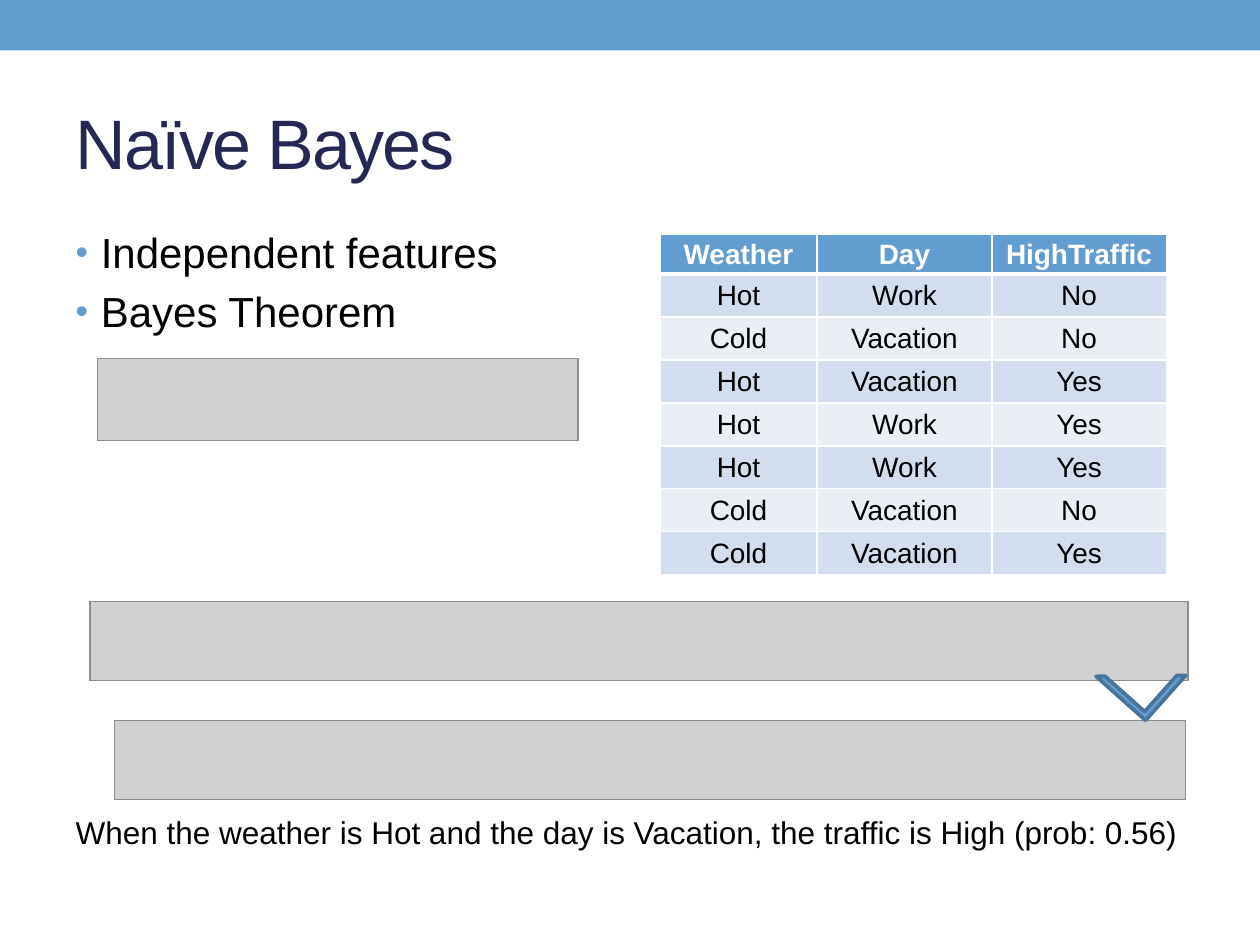
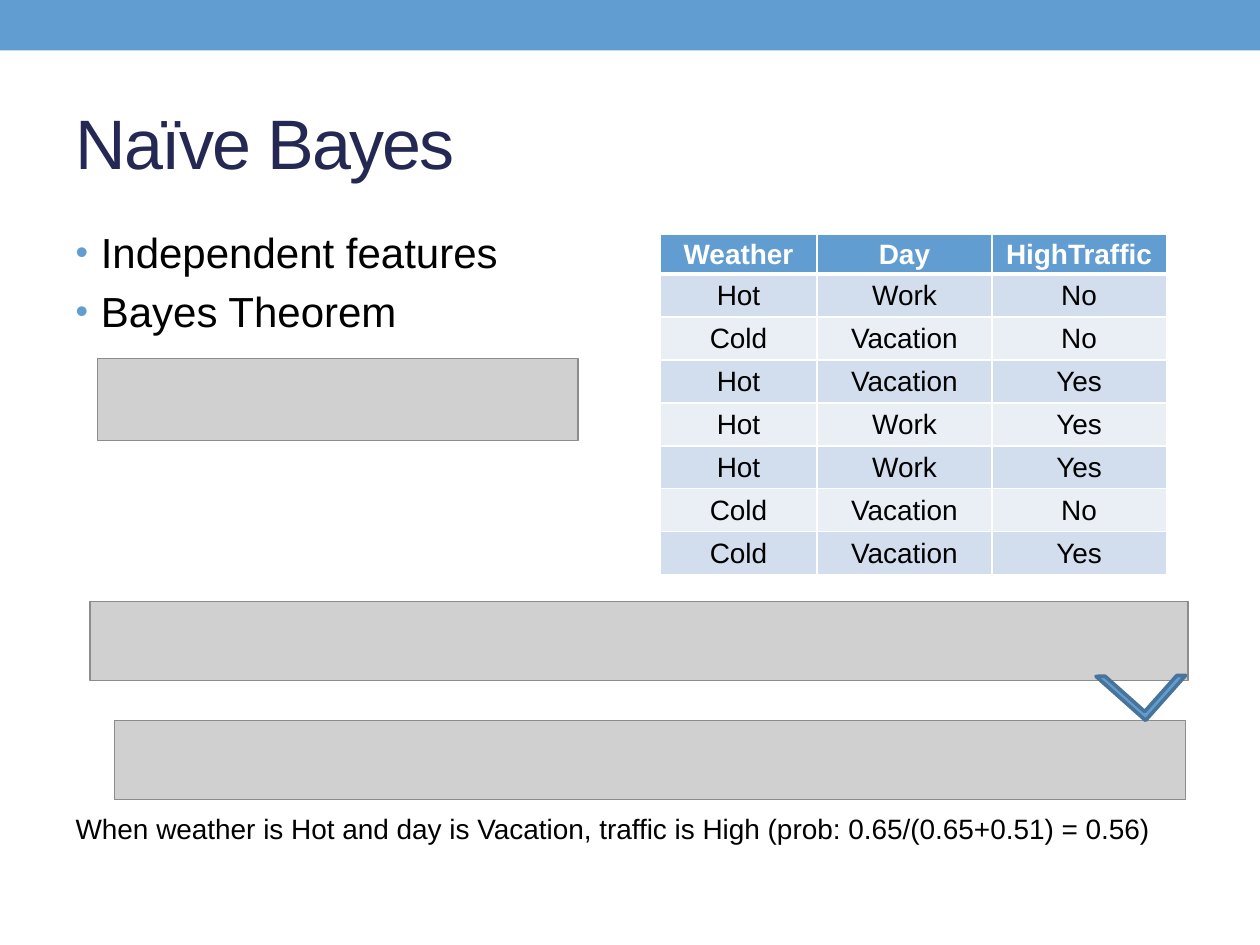
Before and after one commit to thdiaman/machinelearning, a slide deck: slide 4 of presentations/NaiveBayes.pptx (slide 3 before the commit). Drawn at 1260x945 pixels with LibreOffice and Linux fonts; fonts in the diff are those of the drawing; grey boxes stand for pictures. Boxes give left, top, right and bottom in pixels: in the first picture for what was removed or moved away, otherwise in the second. Text is boxed around its words. In the diff, an @@ line names an element or a change of style, - is before the commit and + after.

Commit message:
Add bayes theorem to naive bayes

```diff
--- a/presentations/NaiveBayes.pptx
+++ b/presentations/NaiveBayes.pptx
@@ text at bbox=[76, 818, 1150, 845]: text changed; size 18 to 16 pt @@
-    When the weather is Hot and the day is Vacation, the traffic is High (prob: 0.56)
+    When weather is Hot and day is Vacation, traffic is High (prob: 0.65/(0.65+0.51) = 0.56)
```
Also in this commit, not shown: 1 other slide changed, 1 slide added, 2 other files.
